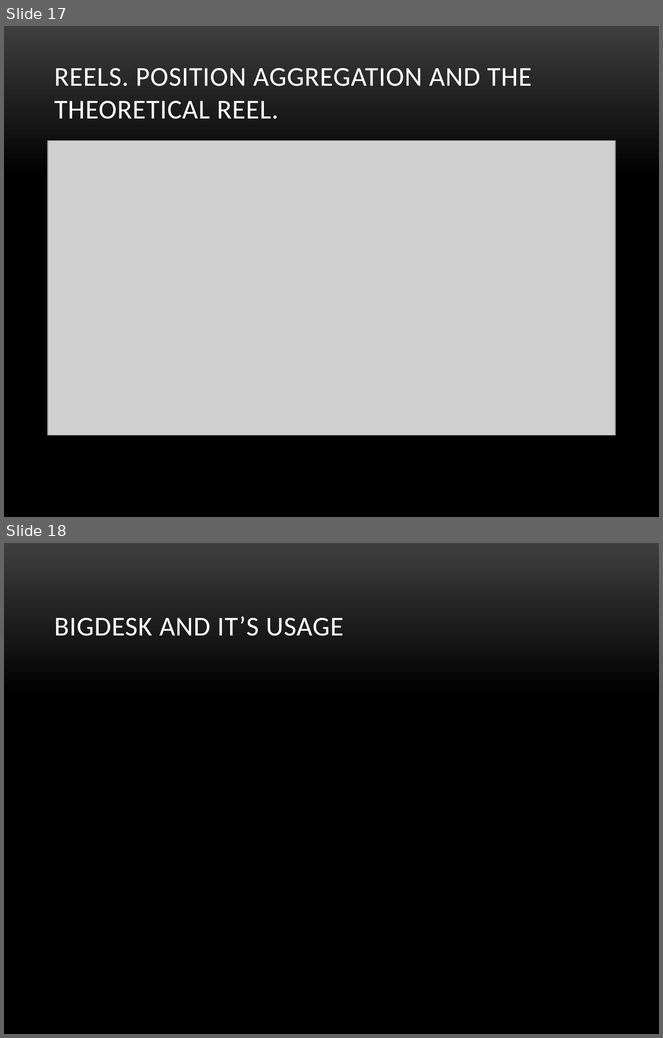
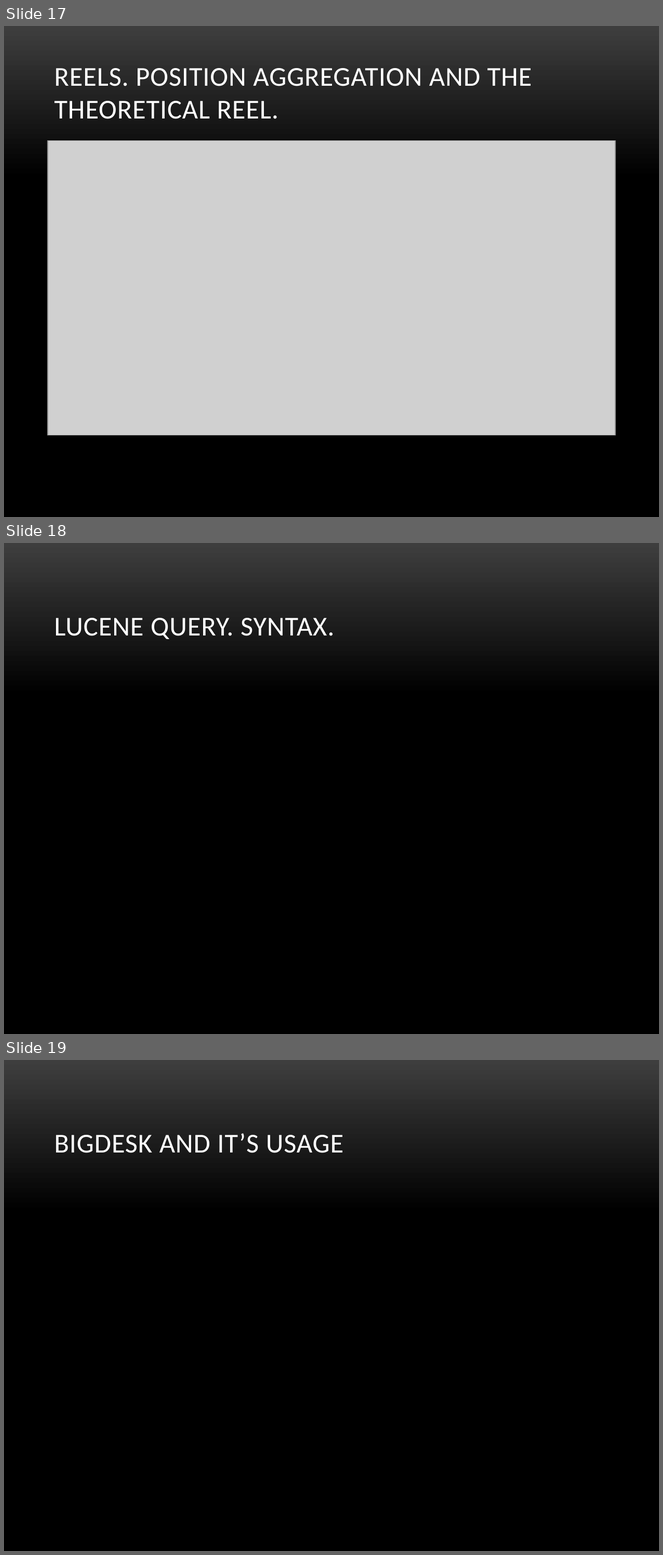
Before and after one commit to veravira/data-logger, a slide deck: es.pptx. Shown one above the other, each under a label of ours: slides 17 and 18 before the commit, slides 17, 18 and 19 after it. The pictures are 663x1038 and 663x1555 pixels, drawn with LibreOffice and Linux fonts; fonts in the diff are those of the drawing; grey boxes stand for pictures; background and template pictures are left out. Boxes give left, top, right and bottom in pixels: in the first picture for what was removed or moved away, otherwise in the second. Text is boxed around its words. In the diff, an @@ line names an element or a change of style, - is before the commit and + after.

```diff
--- a/es.pptx
+++ b/es.pptx
@@ slide 18 added at (4, 543, 659, 1034), background picture (left out) @@
@@ title added at (54, 618, 334, 639), 30 pt, text #FFFFFF @@
+LUCENE QUERY. SYNTAX.
@@ what was slide 18 is now slide 19 @@
```
Also in this commit, not shown: 2 slides changed, 1 other slide added, 1 slide removed, 33 other files.
